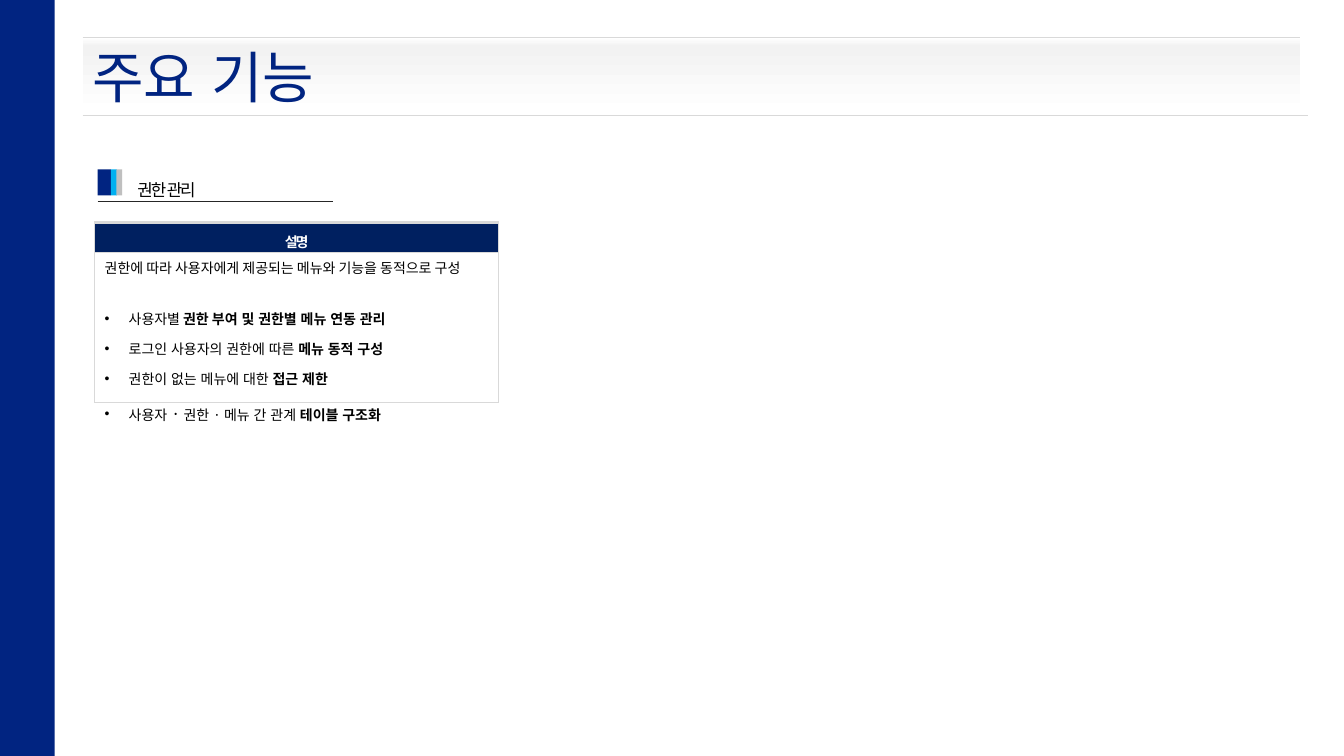
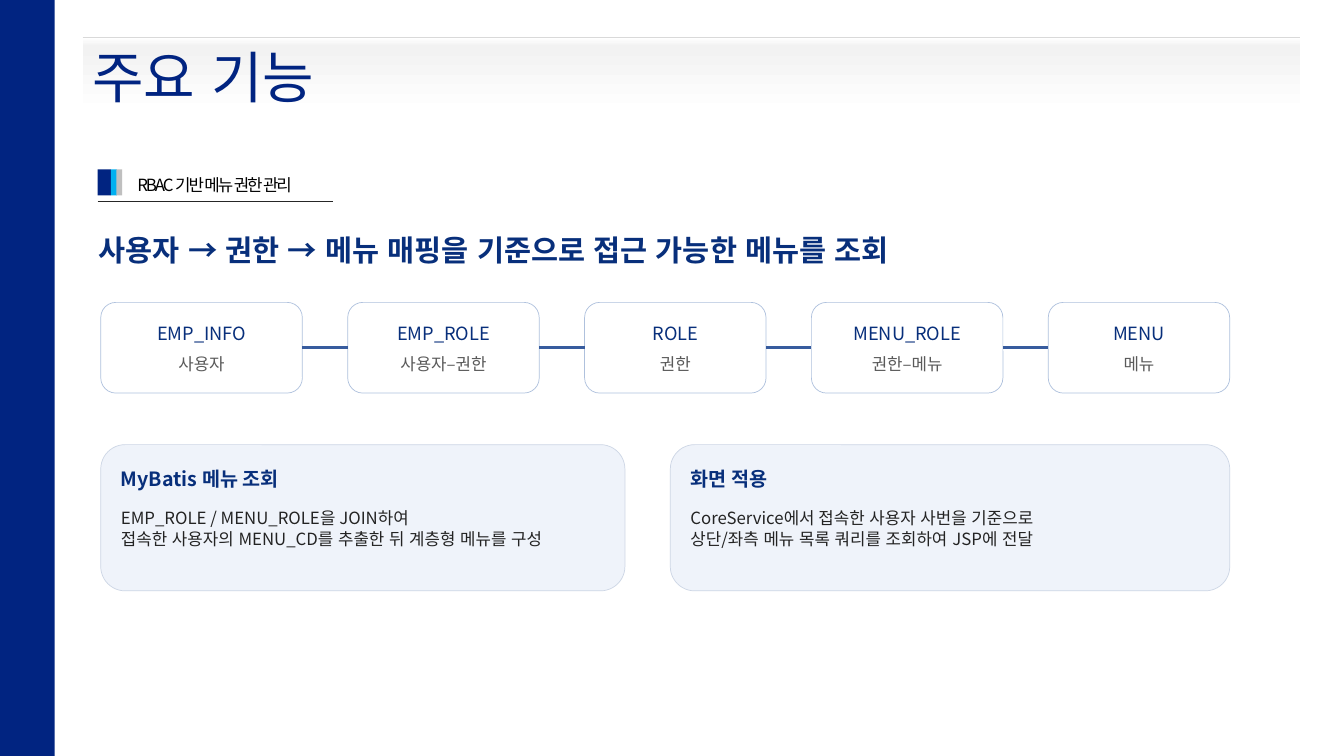
Before and after one commit to hikr90/intranet, a slide deck: slide 11 of docs/intr_project.pptx (slide 12 before the commit). Drawn at 1344x756 pixels with LibreOffice and Linux fonts; fonts in the diff are those of the drawing. Boxes give left, top, right and bottom in pixels: in the first picture for what was removed or moved away, otherwise in the second. Text is boxed around its words. In the diff, an @@ line names an element or a change of style, - is before the commit and + after.

Commit message:
[수정] 포트폴리오 및 테이블 설계서 수정

```diff
--- a/docs/intr_project.pptx
+++ b/docs/intr_project.pptx
@@ line removed from (83, 116) to (1309, 116) @@
@@ text at box(137, 177, 292, 193): text changed @@
-권한 관리
+RBAC 기반 메뉴 권한 관리
@@ table removed at box(95, 223, 499, 482), 2 rows, 1 columns @@
-설명
-권한에 따라 사용자에게 제공되는 메뉴와 기능을 동적으로 구성 / 사용자별 권한 부여 및 권한별 메뉴 연동 관리 / 로그인 사용자의 권한에 따른 메뉴 동적 구성 / 권한이 없는 메뉴에 대한 접근 제한 / 사용자 · 권한 · 메뉴 간 관계 테이블 구조화
@@ text added at box(99, 236, 889, 264), 21 pt, text #082F7B, bold @@
+사용자 → 권한 → 메뉴 매핑을 기준으로 접근 가능한 메뉴를 조회
@@ rounded rectangle added at box(101, 302, 302, 393), fill #FFFFFF, outline #AFC1DD 0.5 pt @@
@@ text added at box(157, 326, 246, 343), 13 pt, text #082F7B @@
+EMP_INFO
@@ rounded rectangle added at box(348, 302, 539, 393), fill #FFFFFF, outline #AFC1DD 0.5 pt @@
@@ text added at box(397, 326, 490, 343), 13 pt, text #082F7B @@
+EMP_ROLE
@@ rounded rectangle added at box(585, 302, 766, 393), fill #FFFFFF, outline #AFC1DD 0.5 pt @@
@@ text added at box(653, 326, 699, 341), 13 pt, text #082F7B @@
+ROLE
@@ rounded rectangle added at box(812, 302, 1003, 393), fill #FFFFFF, outline #AFC1DD 0.5 pt @@
@@ text added at box(854, 326, 961, 343), 13 pt, text #082F7B @@
+MENU_ROLE
@@ rounded rectangle added at box(1049, 302, 1230, 393), fill #FFFFFF, outline #AFC1DD 0.5 pt @@
@@ text added at box(1113, 326, 1165, 341), 13 pt, text #082F7B @@
+MENU
@@ text added at box(178, 356, 224, 372), 12 pt, text #5A5A5A @@
+사용자
@@ line added from (302, 348) to (348, 348), #375C9E 2 pt @@
@@ text added at box(400, 356, 486, 372), 12 pt, text #5A5A5A @@
+사용자–권한
@@ line added from (539, 348) to (585, 348), #375C9E 2 pt @@
@@ text added at box(660, 356, 691, 371), 12 pt, text #5A5A5A @@
+권한
@@ line added from (766, 348) to (812, 348), #375C9E 2 pt @@
@@ text added at box(872, 356, 943, 372), 12 pt, text #5A5A5A @@
+권한–메뉴
@@ line added from (1003, 348) to (1049, 348), #375C9E 2 pt @@
@@ text added at box(1124, 356, 1155, 372), 12 pt, text #5A5A5A @@
+메뉴
@@ rounded rectangle added at box(101, 445, 625, 591), fill #EFF3FA, outline #CDD6E5 0.5 pt @@
@@ rounded rectangle added at box(670, 445, 1230, 591), fill #EFF3FA, outline #CDD6E5 0.5 pt @@
@@ text added at box(121, 469, 279, 491), 14 pt, text #082F7B, bold @@
+MyBatis 메뉴 조회
@@ text added at box(690, 469, 767, 488), 14 pt, text #082F7B, bold @@
+화면 적용
@@ text added at box(121, 510, 542, 548), 12 pt, text #232323 @@
+EMP_ROLE / MENU_ROLE을 JOIN하여
+접속한 사용자의 MENU_CD를 추출한 뒤 계층형 메뉴를 구성
@@ text added at box(690, 510, 1033, 548), 12 pt, text #232323 @@
+CoreService에서 접속한 사용자 사번을 기준으로
+상단/좌측 메뉴 목록 쿼리를 조회하여 JSP에 전달
```
Also in this commit, not shown: 14 other slides changed, 1 slide added, 2 slides removed, 4 other files.
